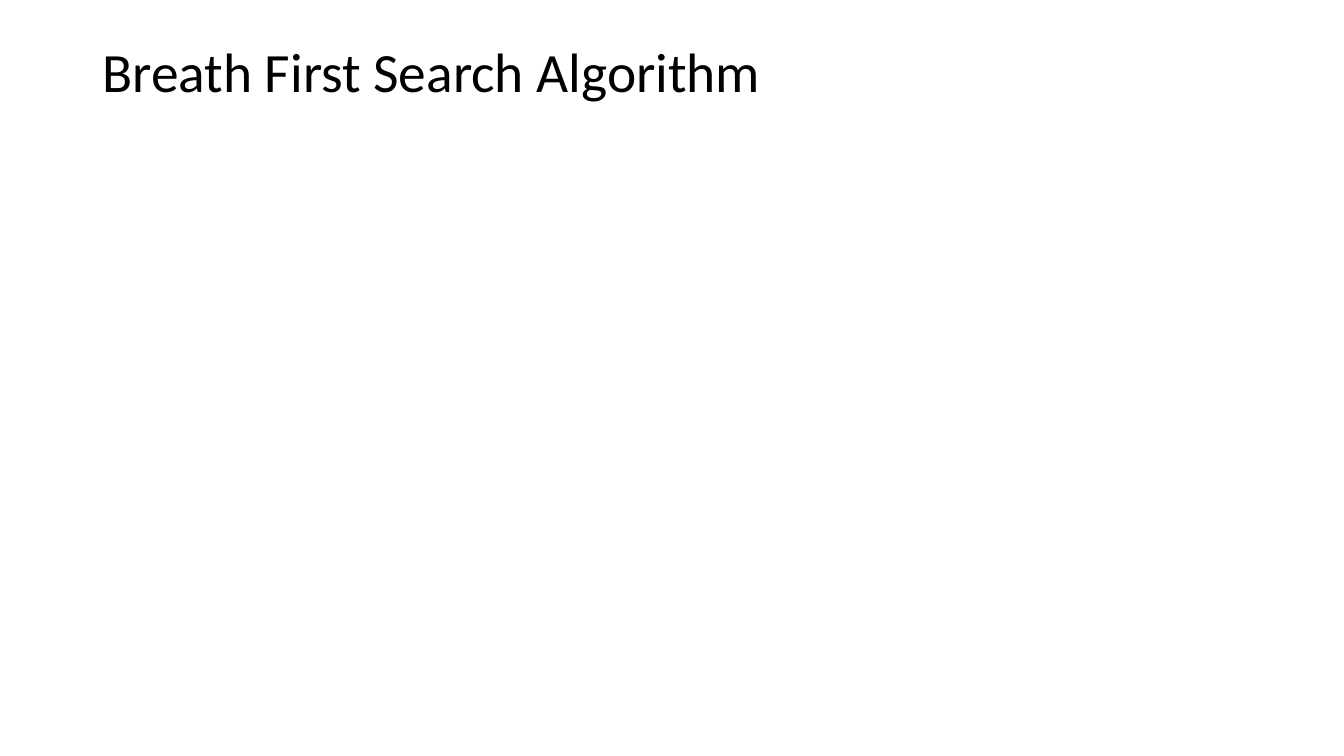
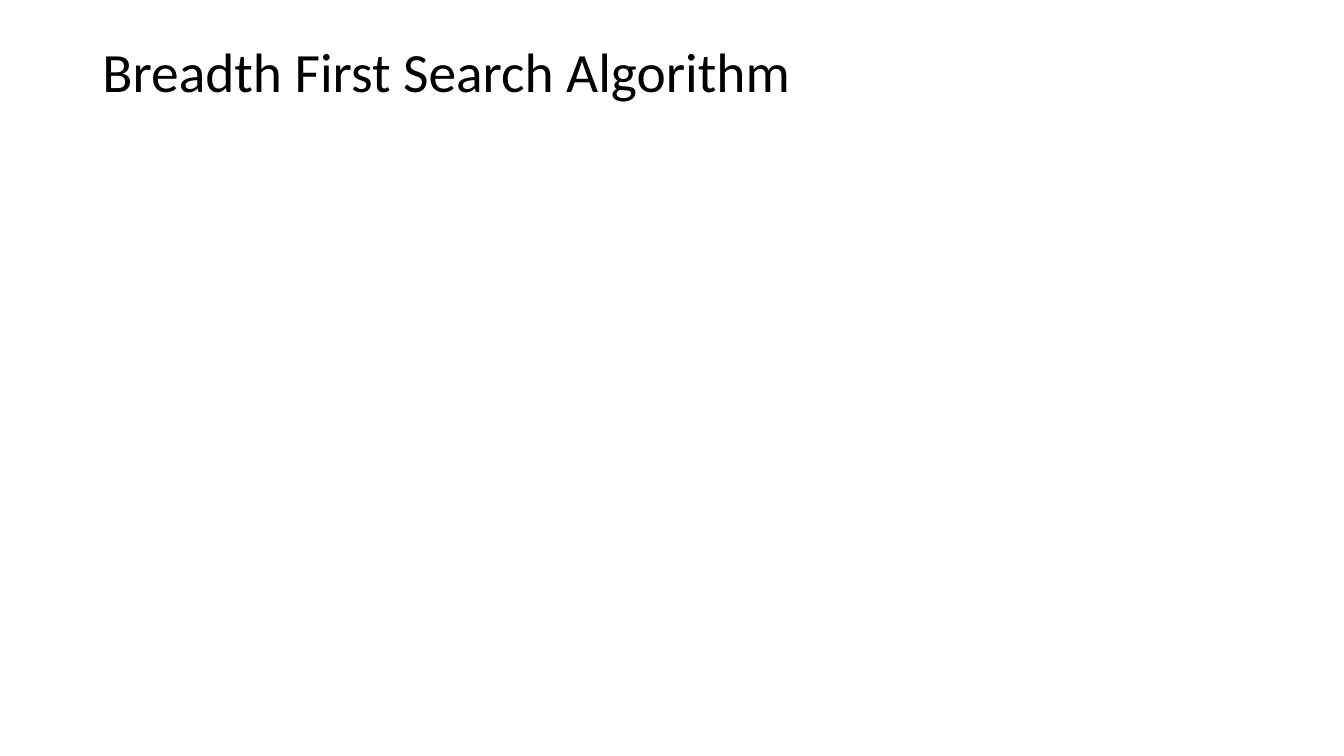
Before and after one commit to StephenElston/CSCI-E-108, a slide deck: slide 29 of slides/8_SocialNetworkAnalysis.pptx. Drawn at 1344x756 pixels with LibreOffice and Linux fonts; fonts in the diff are those of the drawing; grey boxes stand for pictures. Boxes give left, top, right and bottom in pixels: in the first picture for what was removed or moved away, otherwise in the second. Text is boxed around its words. In the diff, an @@ line names an element or a change of style, - is before the commit and + after.

Commit message:
Fixed typos from lecture

```diff
--- a/slides/8_SocialNetworkAnalysis.pptx
+++ b/slides/8_SocialNetworkAnalysis.pptx
@@ title at <box>102,53,790,102</box>: text changed @@
-Breath First Search Algorithm
+Breadth First Search Algorithm
```
Also in this commit, not shown: 4 other slides changed.
